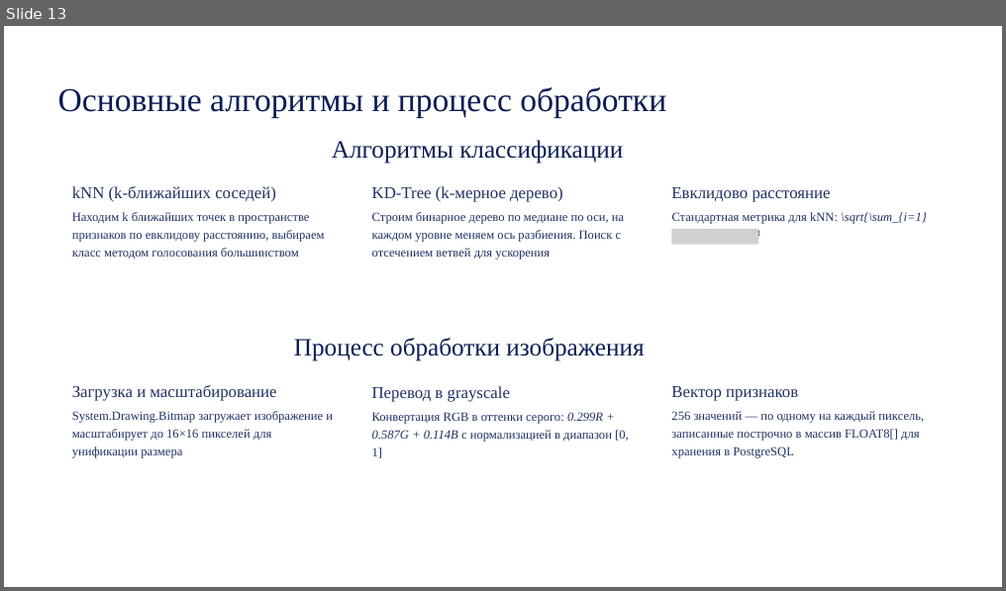
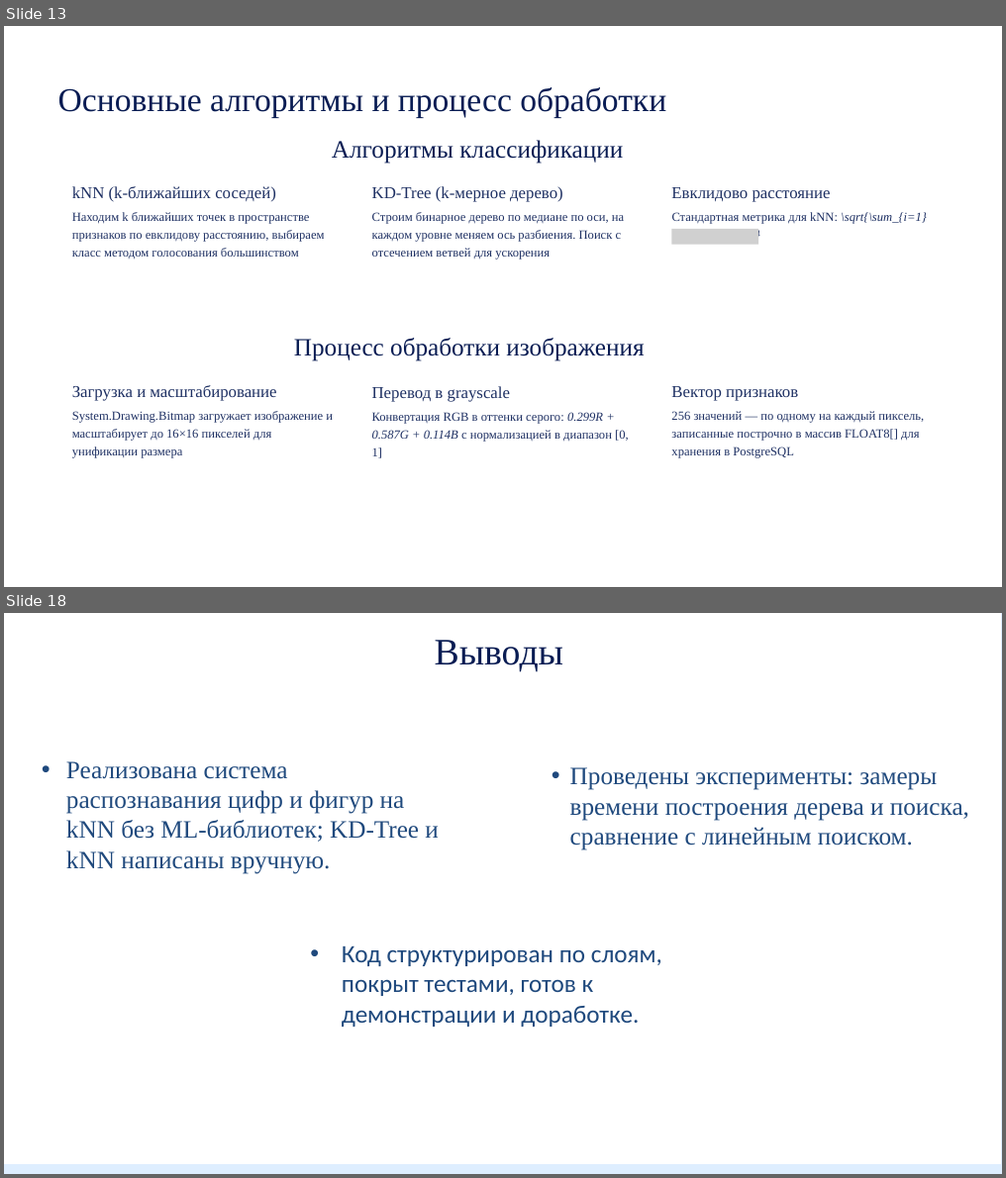
Before and after one commit to KockAnigilator/ImageRecognition, a slide deck: Финал.pptx. Shown one above the other, each under a label of ours: slide 13 before the commit, slides 13 and 18 after it; the slides between them are not shown. The pictures are 1006x591 and 1006x1178 pixels, drawn with LibreOffice and Linux fonts; fonts in the diff are those of the drawing; grey boxes stand for pictures. Boxes give left, top, right and bottom in pixels: in the first picture for what was removed or moved away, otherwise in the second. Text is boxed around its words. In the diff, an @@ line names an element or a change of style, - is before the commit and + after.

```diff
--- a/Финал.pptx
+++ b/Финал.pptx
@@ slide 18 added at box(4, 613, 1002, 1174), background #FFFFFF @@
@@ freeform shape added at box(4, 613, 1002, 1174), fill #DEEEFF @@
@@ freeform shape added at box(4, 613, 1001, 1163), fill #FFFFFF @@
@@ text added at box(435, 640, 563, 672), 54 pt, text #091C53 @@
+Выводы
@@ text added at box(66, 761, 438, 874), 36 pt, text #1F497D @@
+• Реализована система распознавания цифр и фигур на kNN без ML-библиотек; KD-Tree и kNN написаны вручную.
@@ text added at box(570, 767, 969, 851), 36 pt, text #1F497D @@
+• Проведены эксперименты: замеры времени построения дерева и поиска, сравнение с линейным поиском.
@@ text added at box(342, 947, 662, 1027), 36 pt, text #1F497D @@
+• Код структурирован по слоям, покрыт тестами, готов к демонстрации и доработке.
```
Also in this commit, not shown: 5 other slides added, 1 other file.
